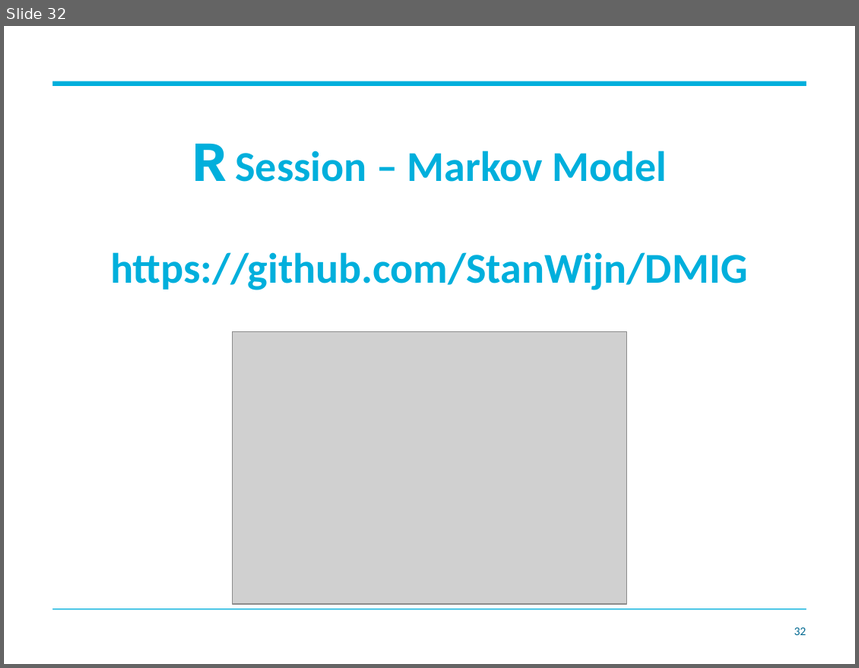
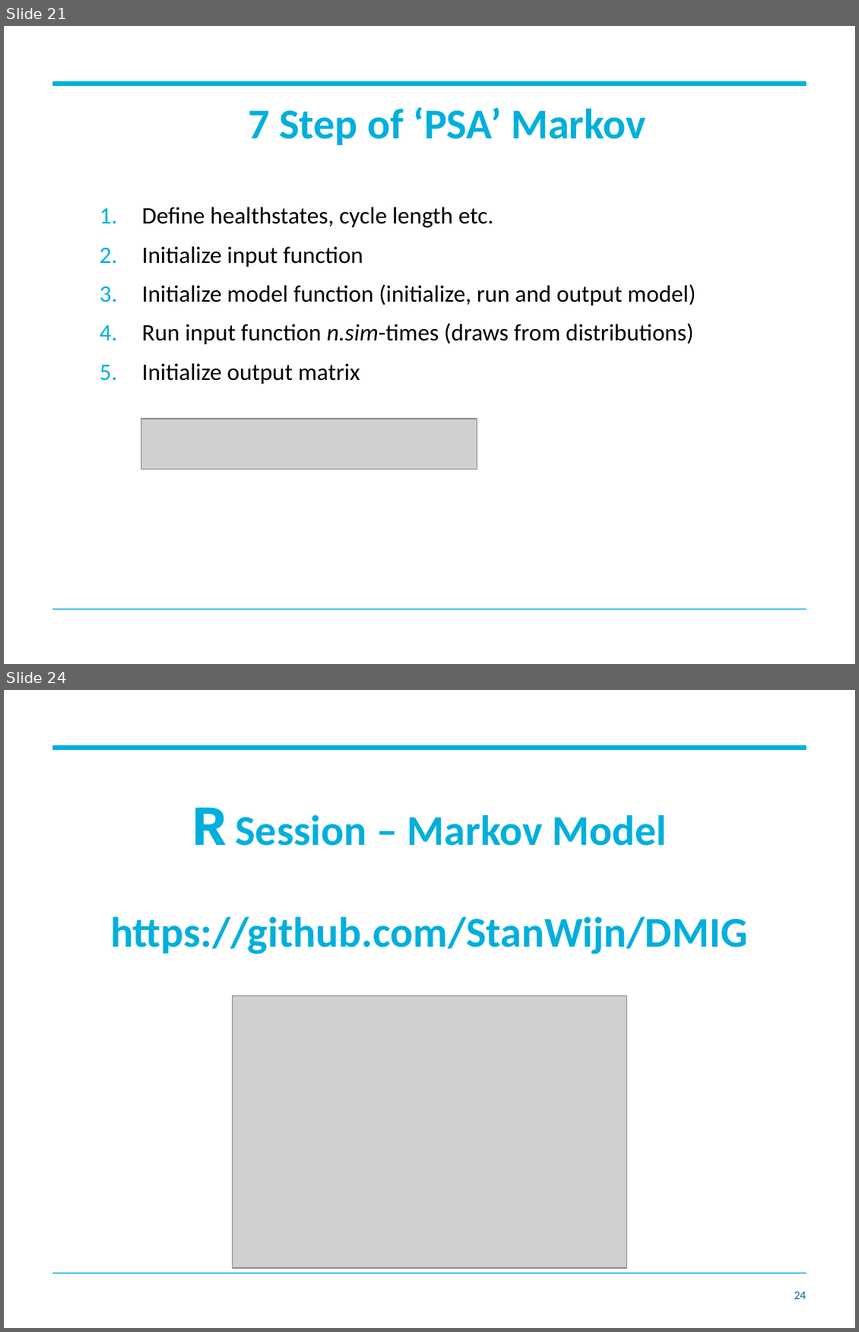
Before and after one commit to StanWijn/DMIG, a slide deck: R software in decision modelling - Part 2.pptx. Shown one above the other, each under a label of ours: slide 32 before the commit, slides 21 and 24 after it; the slides between them are not shown. The pictures are 859x668 and 859x1332 pixels, drawn with LibreOffice and Linux fonts; fonts in the diff are those of the drawing; grey boxes stand for pictures; background and template pictures are left out. Boxes give left, top, right and bottom in pixels: in the first picture for what was removed or moved away, otherwise in the second. Text is boxed around its words. In the diff, an @@ line names an element or a change of style, - is before the commit and + after.

```diff
--- a/R software in decision modelling - Part 2.pptx
+++ b/R software in decision modelling - Part 2.pptx
@@ slide 21 added at <box>4,26,855,664</box>, background #FFFFFF; not listed: 2 template elements that a slide beside it also shows @@
@@ title added at <box>248,107,646,145</box>, 36 pt, text #00AFDC, bold @@
+7 Step of ‘PSA’ Markov
@@ text added at <box>142,207,696,384</box>, 20 pt, text #000000 @@
+1. Define healthstates, cycle length etc.
+2. Initialize input function
+3. Initialize model function (initialize, run and output model)
+4. Run input function n.sim-times (draws from distributions)
+5. Initialize output matrix
@@ picture added at <box>141,419,477,470</box> @@
@@ what was slide 32 is now slide 24 @@
@@ page number at <box>794,1292,807,1300</box>: text changed @@
-32
+24
```
Also in this commit, not shown: 7 slides changed, 14 other slides added, 26 slides removed, 4 other files.
